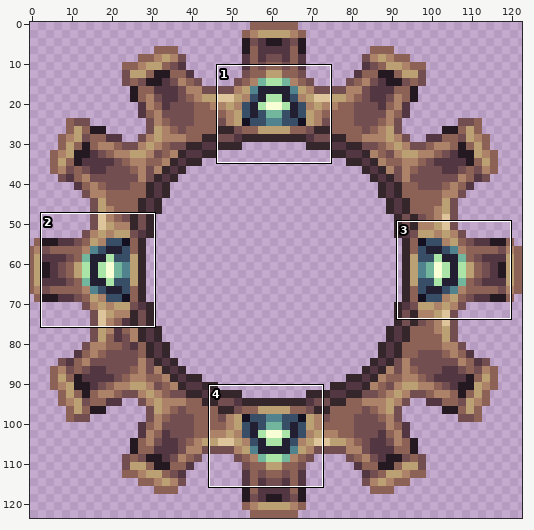
File history of a sprite sheet, Assets/Tiles/Vitric/OriginGear.png. The first picture is a wide view before the edit; the outline marks the close-up.
Close-up. Before:
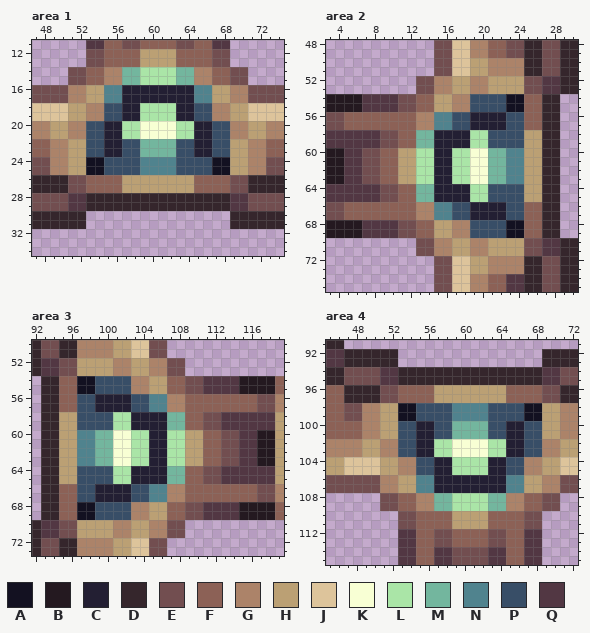
The file is 123x124 pixels. Shown: area 1: x 47..74, y 11..34; area 2: x 3..30, y 48..75; area 3: x 92..119, y 50..73; area 4: x 45..72, y 91..115.
Palette (. is transparent): A #131121  B #241920  C #231f33  D #35262c  E #724e50  F #8c6156  G #ac8369  H #bba074  J #ddc49b  K #f8ffd4  L #aae5a7  M #73b69e  N #50838e  P #384e67  Q #523743
New version:
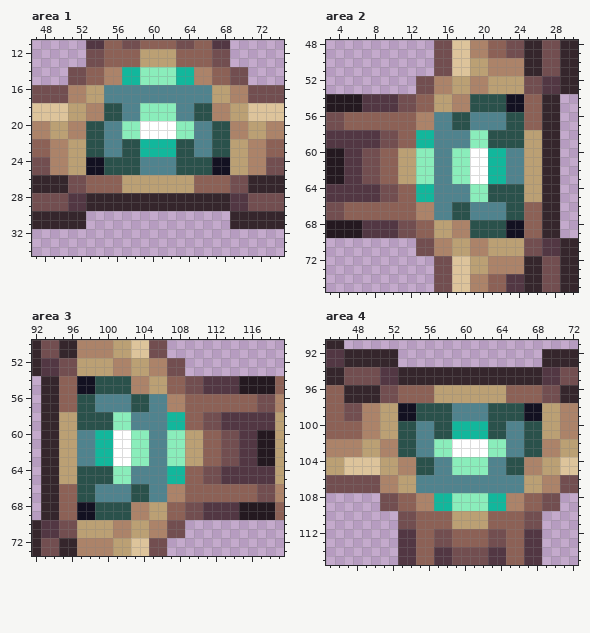
Change:
colour K: #f8ffd4 -> #ffffff
colour L: #aae5a7 -> #8aedbb
colour M: #73b69e -> #12b79c
colour P: #384e67 -> #2a514b
Area 1:
y 16..17: x 57..64 CCCCCCCC -> NNNNNNNN
y 18..19: x 57..58 CC -> NN; x 63..64 CC -> NN
y 20..23: x 55..56 CC -> NN; x 65..66 CC -> NN
Area 2:
y 56..57: x 19..22 CCCC -> NNNN
y 58..59: x 15..18 CCCC -> NNNN
y 60..63: x 15..16 CC -> NN
y 64..65: x 15..18 CCCC -> NNNN
y 66..67: x 19..22 CCCC -> NNNN
Area 3:
y 56..57: x 99..102 CCCC -> NNNN
y 58..59: x 103..106 CCCC -> NNNN
y 60..63: x 105..106 CC -> NN
y 64..65: x 103..106 CCCC -> NNNN
y 66..67: x 99..102 CCCC -> NNNN
Area 4:
y 100..103: x 55..56 CC -> NN; x 65..66 CC -> NN
y 104..105: x 57..58 CC -> NN; x 63..64 CC -> NN
y 106..107: x 57..64 CCCCCCCC -> NNNNNNNN
Where, in picture pixels (left, top, right, bottom), the same in both close-ups:
changed: (86, 67, 230, 175)
changed: (416, 94, 524, 238)
changed: (77, 376, 185, 520)
changed: (398, 403, 542, 511)
